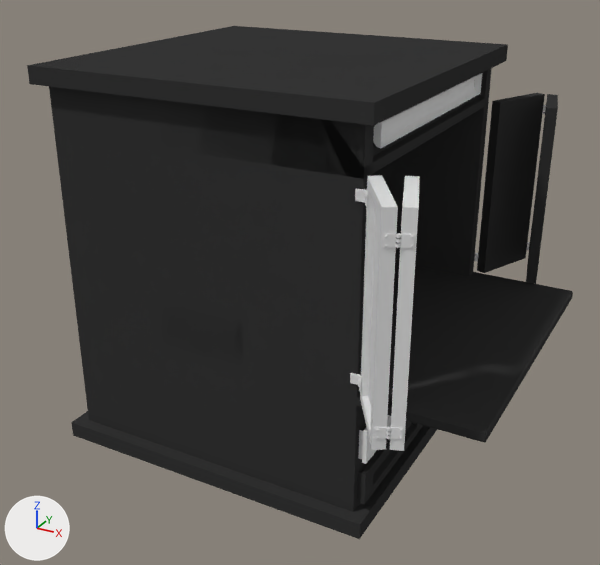
An edit to the Blender file development/assets/props/C02/altar/altar.blend, drawn before and after from the same camera.
The view is the same before and after, from a camera (50 mm lens) standing at (2.6, -4.55, 3.26) and looking at (0.19, -0.16, 1.07). Lighting does not change. The marker at lower left points along +X, +Y and +Z.

The first picture shows 'cilindro', 'dobradica5.2', 'dobradica6.2', 'dobradica7.1', 'dobradica7.2', 'dobradica8.1', 'dobradica8.2', 'estrutura', 'estrutura.2', 'gaveta1', 'gaveta3', 'porta1', 'porta2', 'porta3', 'porta4'.
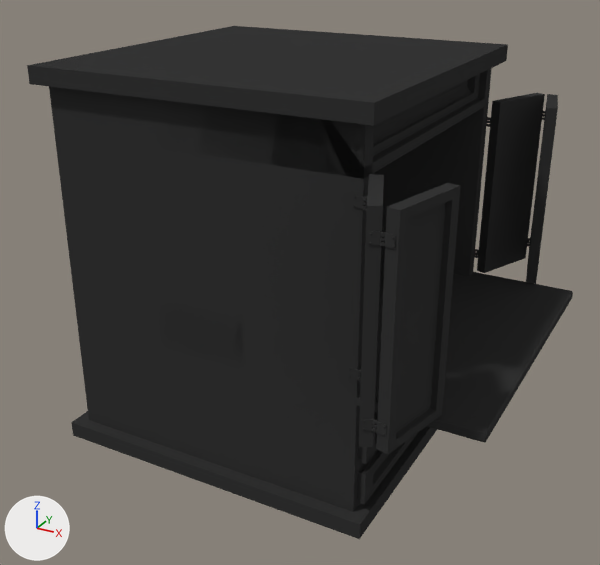
Commit message: Ajustes altar C02

Boxes [x1, y1, x2, y2] around the edits, measured in the pictures (600 x 565 px):
'porta1', recoloured, moved, turned (white to black)
    before: [390, 176, 420, 451]
    after: [376, 183, 460, 454]
'porta3', recoloured, moved, turned (white to black)
    before: [360, 175, 398, 450]
    after: [359, 174, 384, 447]
'cilindro', recoloured, moved, rescaled
    before: [373, 73, 482, 149]
    after: [373, 76, 475, 147]
'gaveta1', recoloured (white to black)
    both: [358, 414, 391, 464]
'dobradica5', added
    after: [368, 231, 396, 249]
'dobradica6', added
    after: [361, 419, 387, 437]
'dobradica7.1', deleted
    before: [396, 233, 415, 248]
'dobradica8.1', deleted
    before: [386, 426, 403, 440]
'dobradica7.2', deleted
    before: [383, 233, 396, 248]
'dobradica7', added
    after: [353, 195, 367, 211]
'dobradica8', added
    after: [348, 367, 361, 384]
'dobradica8.2', deleted
    before: [375, 427, 387, 439]
'dobradica6.2', deleted
    before: [355, 189, 365, 202]
'dobradica5.2', deleted
    before: [350, 373, 360, 385]
'dobradica6.1', deleted
    before: [364, 190, 368, 207]
'dobradica5.1', deleted
    before: [358, 375, 361, 393]

The edits, one by one:
me_cube_019 has 16 vertices, 14 faces and spans x -1.0..1.0, y -1.0..1.0, z -1.0..1.0.
me_cube_019 now uses material mat_material (black #363636).
me_cube_020 has 16 vertices, 14 faces and spans x -1.0..1.0, y -1.0..1.0, z -1.0..1.0.
me_cube_020 now uses material mat_material (black #363636).
me_cube_022 has 18 vertices, 10 faces and spans x 0.96..1.04, y -0.77..0.78, z -0.51..0.49.
me_cube_022 no longer uses material mat_material_002 (white #e7e7e7).
me_cube_022 now uses material mat_material (black #363636).
me_cylinder_002 has 30 vertices, 22 faces and spans x -1.43..0.0, y -0.11..0.11, z -1.33..1.33.
me_cylinder_002 no longer uses material mat_material_002 (white #e7e7e7).
me_cylinder_002 now uses material mat_material (black #363636).
Mesh me_cube_005_1 is new.
It has 298 vertices, 322 faces and spans x -2.23..6.86, y -0.73..0.69, z -0.16..2.64.
It uses material mat_material (black #363636).
Mesh me_cube_006_1 is new.
It has 298 vertices, 322 faces and spans x -1.81..11.73, y -0.73..0.25, z -0.14..2.64.
It uses material mat_material (black #363636).
Object 'dobradica8.2' (ob_dobradica8_2) is deleted.
Object 'dobradica8.1' (ob_dobradica8_1) is deleted.
Object 'dobradica7.1' (ob_dobradica7_1) is deleted.
Object 'dobradica7.2' (ob_dobradica7_2) is deleted.
Object 'dobradica6.2' (ob_dobradica6_2) is deleted.
Object 'dobradica6.1' (ob_dobradica6_1) is deleted.
Object 'dobradica5.1' (ob_dobradica5_1) is deleted.
Object 'dobradica5.2' (ob_dobradica5_2) is deleted.
Object 'porta3' (ob_porta3) moves from (1.185, -1.207, 1.517) to (1.152, -1.201, 1.516).
Object 'porta3' (ob_porta3) turns from (0, 0, 32) to (180, 0, 23) degrees about x, y and z.
Object 'porta1' (ob_porta1) moves from (1.304, -1.15, 1.516) to (1.384, -1.186, 1.517).
Object 'porta1' (ob_porta1) turns from (0, 0, 201) to (-180, 0, 167) degrees about x, y and z.
Object 'cilindro' (ob_cilindro) moves from (0.269, -0.001, 2.278) to (0.226, -0.001, 2.277).
Object 'cilindro' (ob_cilindro) is rescaled from (0.704, 1.04, 0.132) to (0.704, 1.03, 0.127).
Object 'dobradica5' (ob_dobradica5) is new; it shows me_cube_005_1.
Its location is (1.283, -1.413, 1.958).
Its rotation in degrees is (181, -180, 113).
Its scale is (0.00572, 0.0855, 0.0226).
Object 'dobradica7' (ob_dobradica7) is new; it shows me_cube_006_1.
Its location is (1.015, -0.994, 2.016).
Its rotation in degrees is (0.7, -180, 23).
Its scale is (0.00572, 0.0855, 0.0226).
Object 'dobradica6' (ob_dobradica6) is new; it shows a copy of me_cube_005_1.
Its location is (1.283, -1.413, 1.002).
Its rotation in degrees is (181, -180, 113).
Its scale is (0.00572, 0.0855, 0.0226).
Object 'dobradica8' (ob_dobradica8) is new; it shows a copy of me_cube_006_1.
Its location is (1.015, -0.994, 1.053).
Its rotation in degrees is (0.7, -180, 23).
Its scale is (0.00572, 0.0855, 0.0226).
